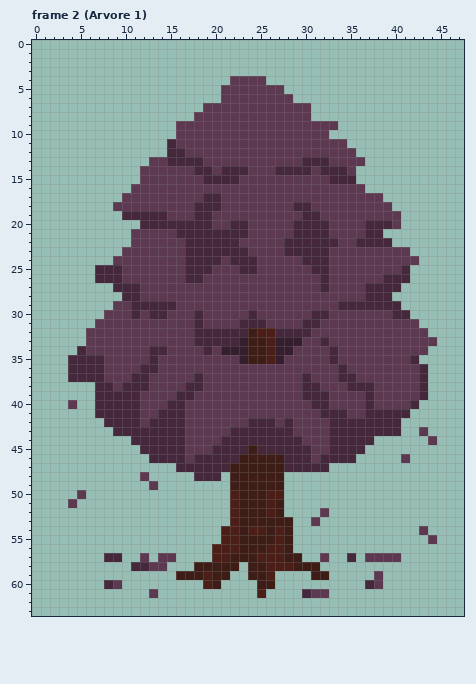
Two states of a pixel-art file, assets/source/arvore idle.aseprite. The picture above was drawn from the file before the commit.
48x64 pixels, 8 frames. Shown: frame 2 (Arvore 1). The commit also changed other frames, which this record leaves out.
Now the later version:
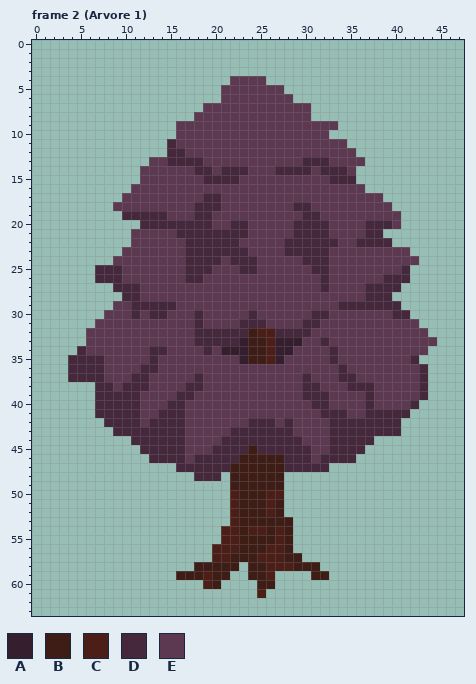
Palette (. is transparent): A #351e2e  B #3e1d17  C #4b1f17  D #45283c  E #5c3851
Diff:
Frame 2 (Arvore 1), layer "Layer 1":
y 40: x 4 E -> .
y 43: x 43 E -> .
y 44: x 44 E -> .
y 46: x 41 E -> .
y 48: x 12 E -> .
y 49: x 13 E -> .
y 50: x 5 E -> .
y 51: x 4 E -> .
y 52: x 32 E -> .
y 53: x 31 E -> .
y 54: x 43 E -> .
y 55: x 44 E -> .
y 57: x 8..9 DD -> ..; x 12 E -> .; x 14..15 EE -> ..; x 32 E -> .; x 35 D -> .; x 37..40 EEEE -> ....
y 58: x 11..14 DDEE -> ....
y 59: x 38 E -> .
y 60: x 8..9 DE -> ..; x 37..38 DE -> ..
y 61: x 13 E -> .; x 30..32 DEE -> ...
